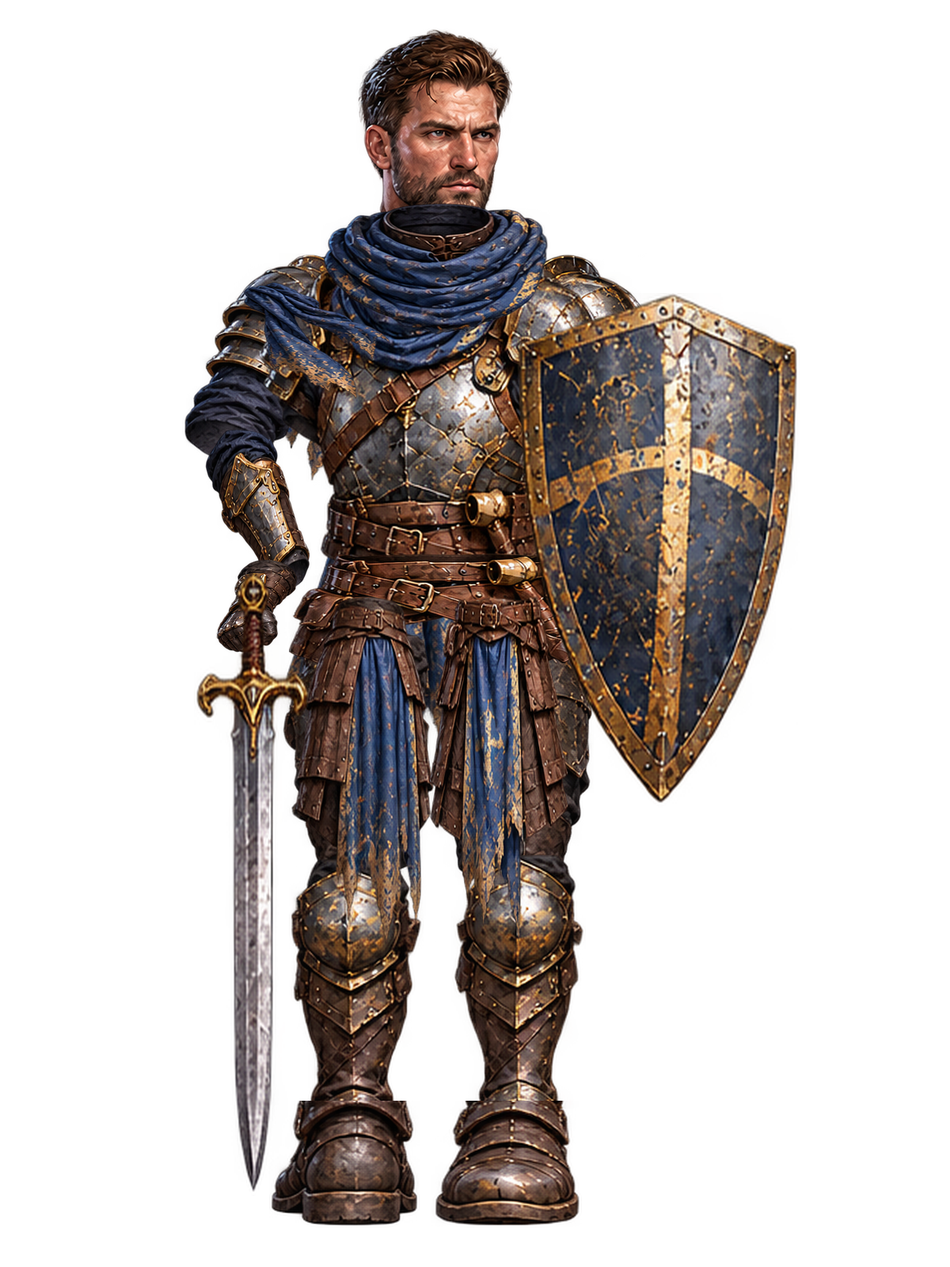
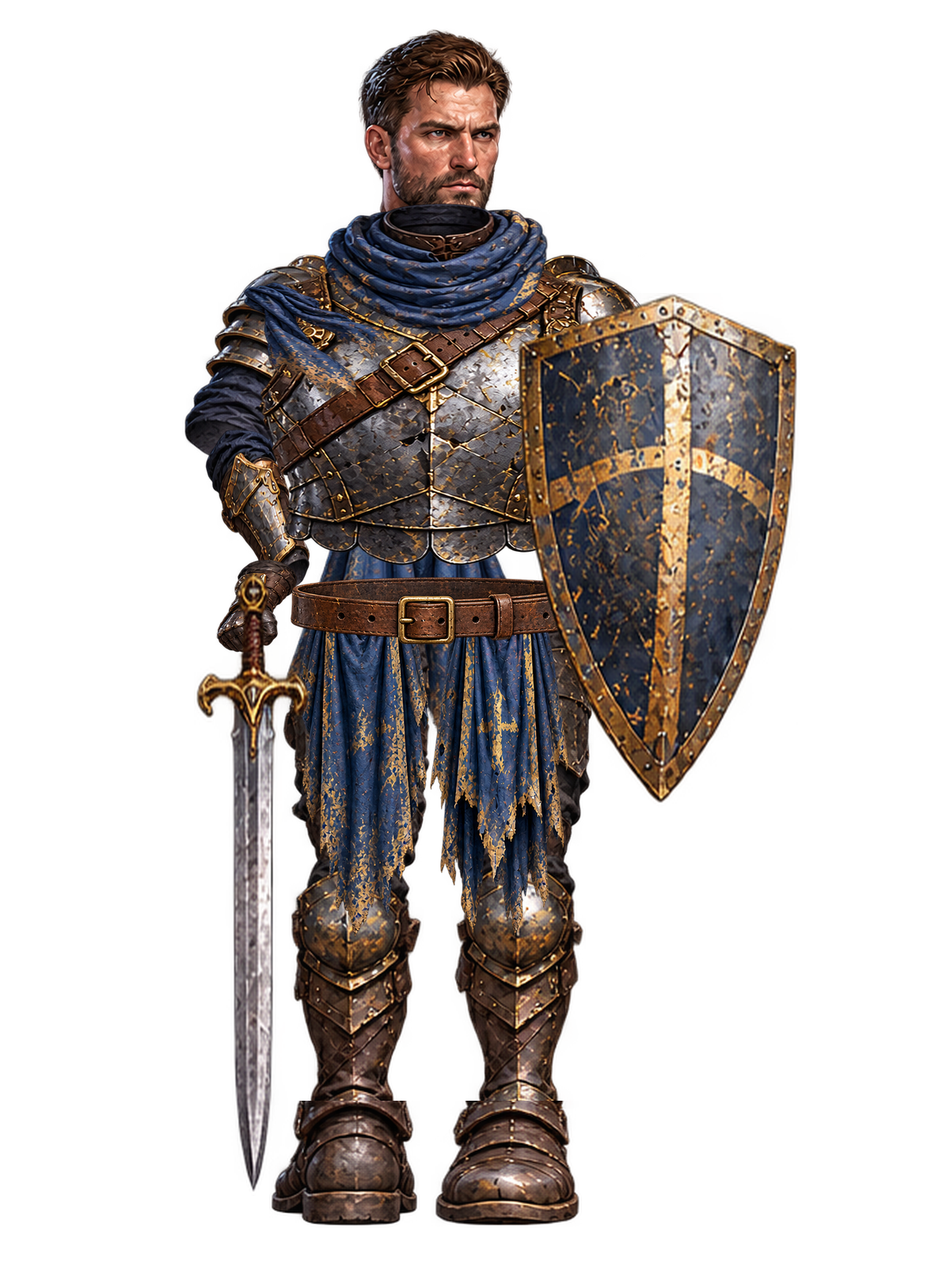
The second 950x1267 image is a revision of the first. Changes to its layers:
moved "belt" above "tasset_front", painted on it over left=288, top=550, right=578, bottom=669
painted on "tasset_front" over left=427, top=593, right=571, bottom=943
painted on "tasset_back" over left=292, top=593, right=436, bottom=943
painted on "chest" over left=257, top=241, right=609, bottom=571
